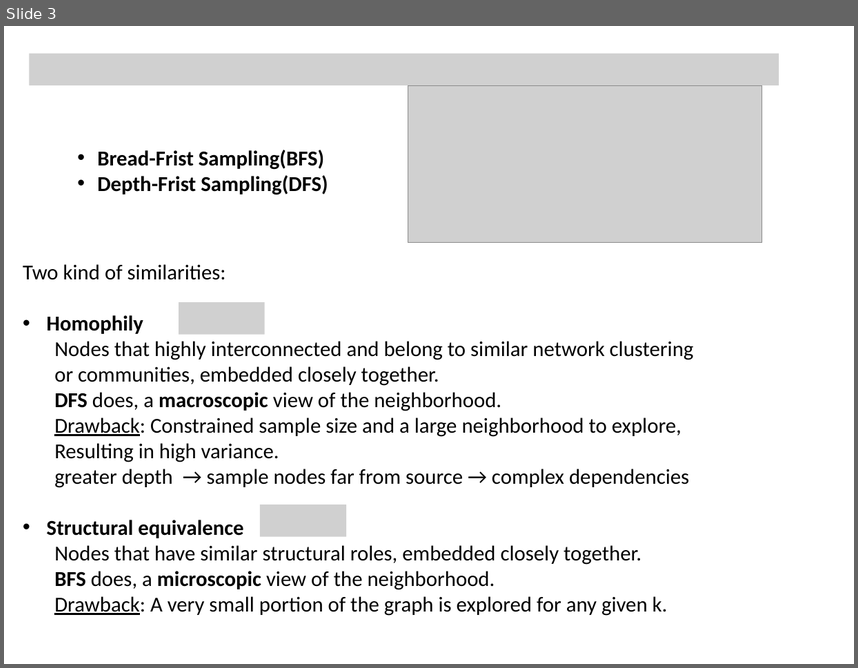
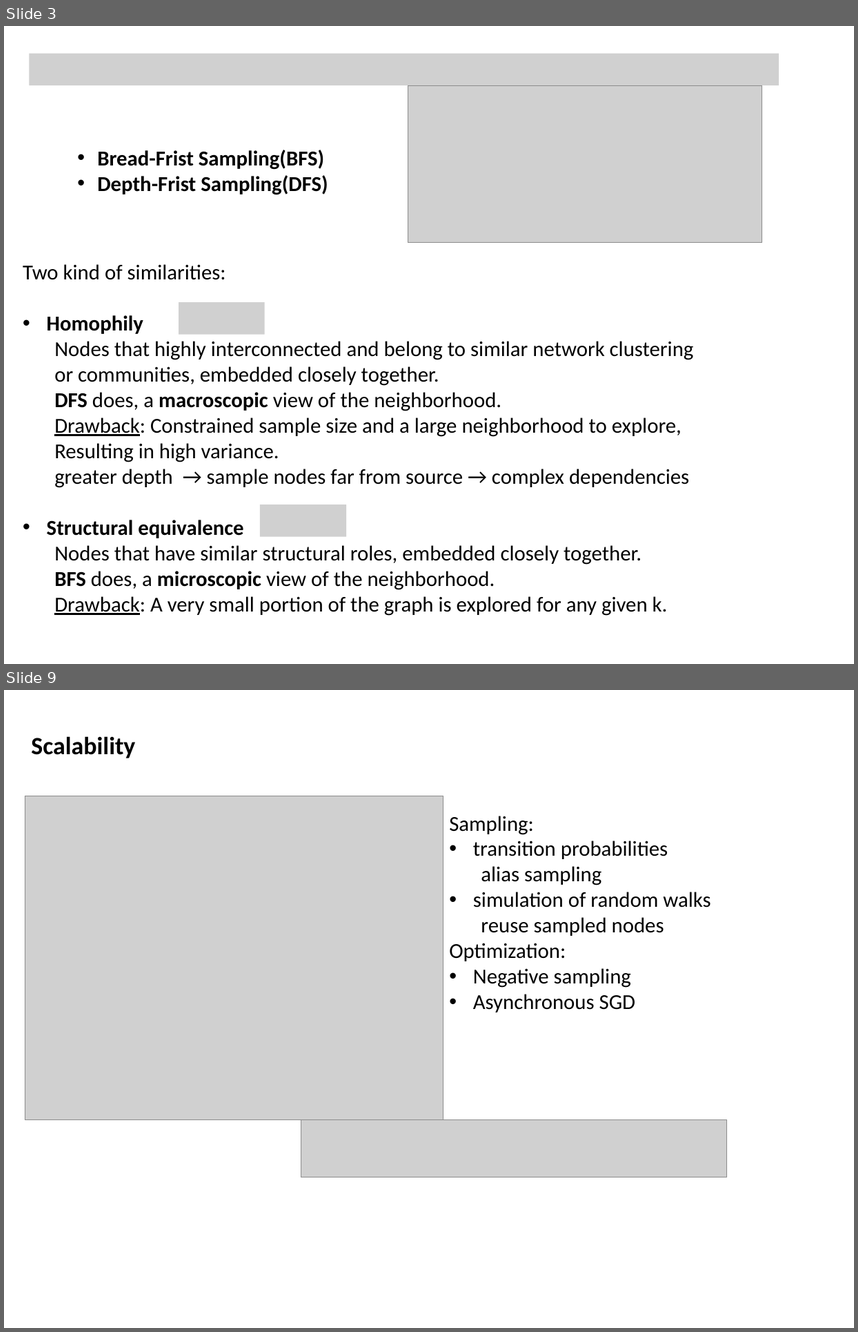
Before and after one commit to Tigerrr07/GNN-tiger, a slide deck: 2_node2vec/node2vec.pptx. Shown one above the other, each under a label of ours: slide 3 before the commit, slides 3 and 9 after it; the slides between them are not shown. The pictures are 858x668 and 858x1332 pixels, drawn with LibreOffice and Linux fonts; fonts in the diff are those of the drawing; grey boxes stand for pictures. Boxes give left, top, right and bottom in pixels: in the first picture for what was removed or moved away, otherwise in the second. Text is boxed around its words. In the diff, an @@ line names an element or a change of style, - is before the commit and + after.

```diff
--- a/2_node2vec/node2vec.pptx
+++ b/2_node2vec/node2vec.pptx
@@ slide 9 added at (x1=4, y1=690, x2=854, y2=1328), background #FFFFFF @@
@@ text added at (x1=31, y1=736, x2=135, y2=758), 28 pt, text #000000, bold @@
+Scalability
@@ picture added at (x1=25, y1=796, x2=444, y2=1120) @@
@@ text added at (x1=449, y1=816, x2=711, y2=1012), 24 pt, text #000000 @@
+Sampling:
+• transition probabilities
+alias sampling
+• simulation of random walks
+  reuse sampled nodes
+Optimization:
+• Negative sampling
+• Asynchronous SGD
@@ picture added at (x1=301, y1=1119, x2=728, y2=1177) @@
```
Also in this commit, not shown: 1 slide changed, 4 other slides added, 1 other file.
